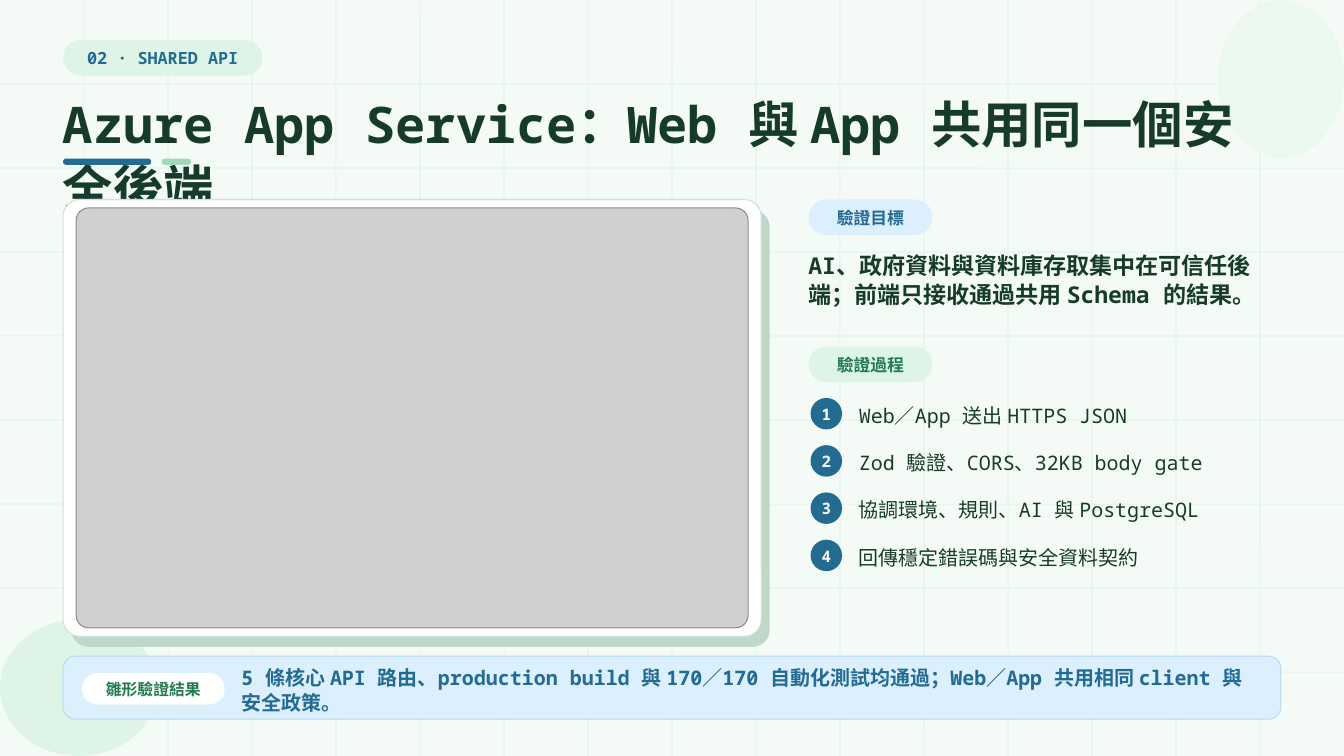
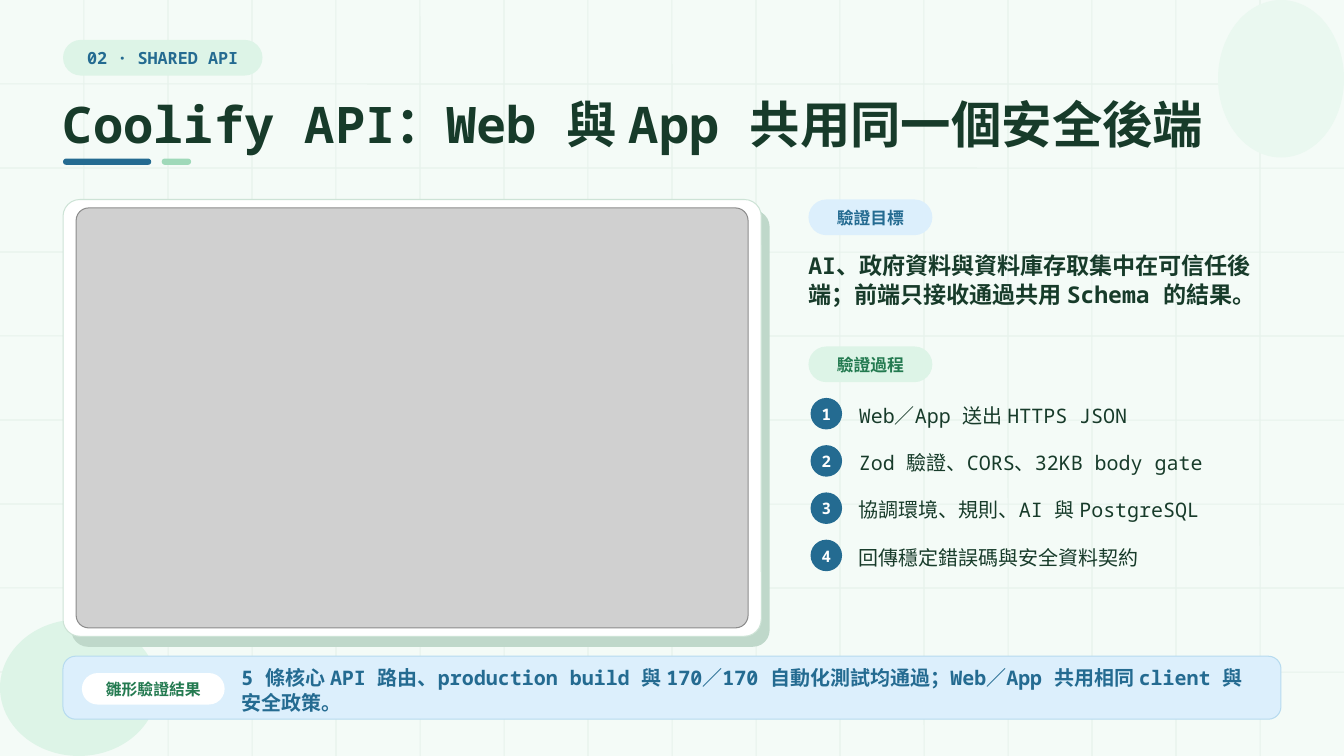
Before and after one commit to Sutdents-Project-Hub/AirMe, a slide deck: slide 5 of outputs/AirMe_核心雲端服務概念驗證.pptx. Drawn at 1344x756 pixels with LibreOffice and Linux fonts; fonts in the diff are those of the drawing; grey boxes stand for pictures. Boxes give left, top, right and bottom in pixels: in the first picture for what was removed or moved away, otherwise in the second. Text is boxed around its words. In the diff, an @@ line names an element or a change of style, - is before the commit and + after.

Commit message:
chore(competition): 完成 Coolify 展示交付與驗證

```diff
--- a/outputs/AirMe_核心雲端服務概念驗證.pptx
+++ b/outputs/AirMe_核心雲端服務概念驗證.pptx
@@ text at (x1=63, y1=100, x2=1204, y2=156): text changed @@
-Azure App Service：Web 與 App 共用同一個安全後端
+Coolify API：Web 與 App 共用同一個安全後端
```
Also in this commit, not shown: 8 other slides changed, 19 other files.
